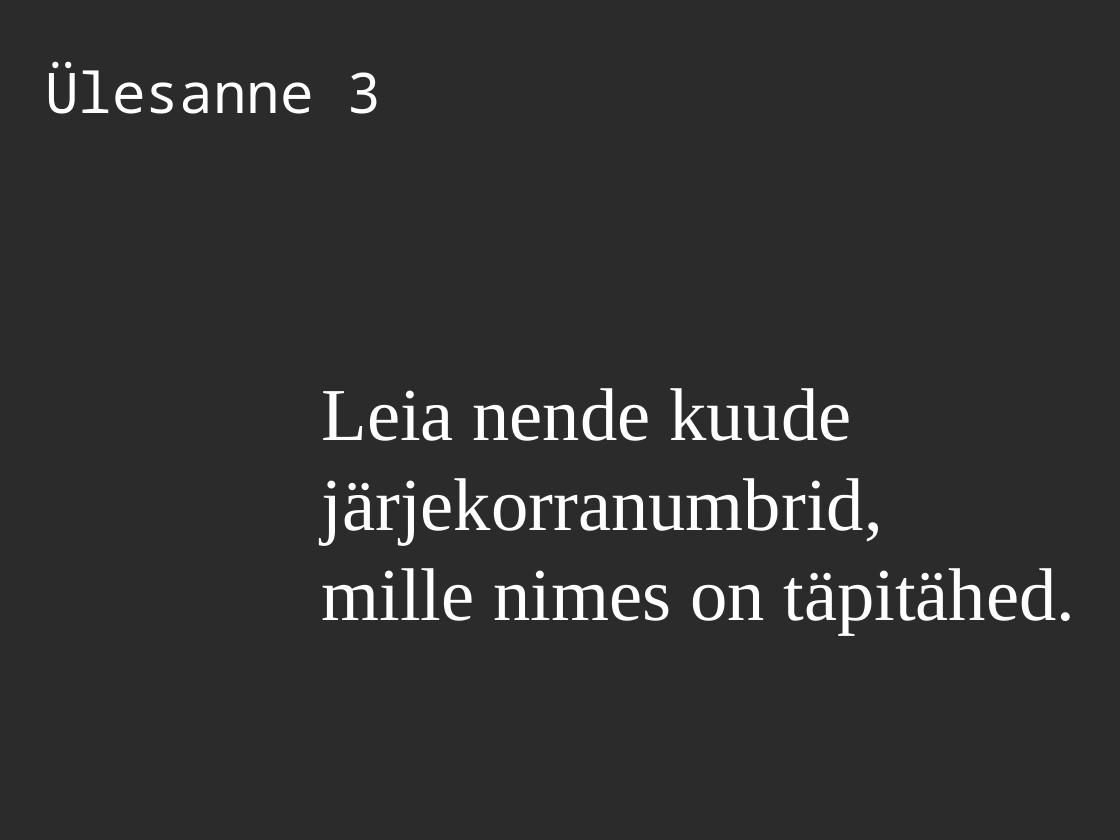
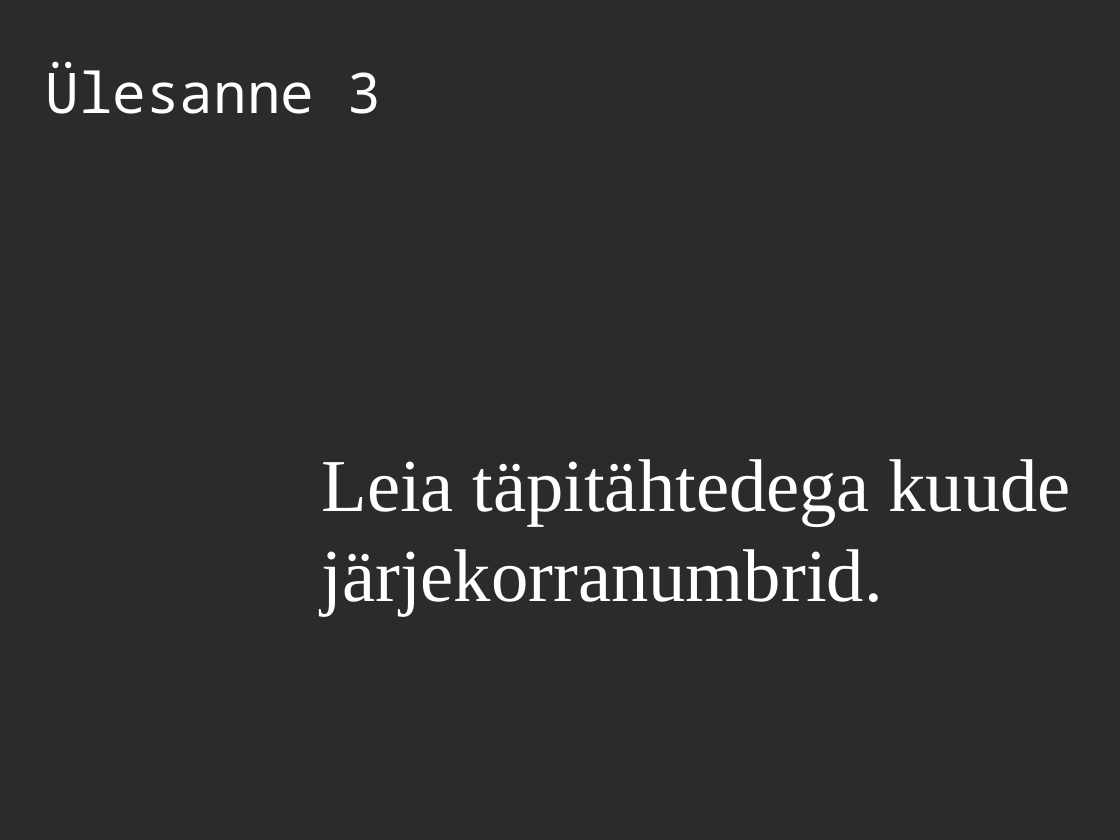
Before and after one commit to asolntsev/presentations, a slide deck: slide 16 of kiss/kiss.devclub-ee.est.ppt. Drawn at 1120x840 pixels with LibreOffice and Linux fonts; fonts in the diff are those of the drawing; background and template pictures are left out; a plain dark background stands for a picture behind light text. Boxes give left, top, right and bottom in pixels: in the first picture for what was removed or moved away, otherwise in the second. Text is boxed around its words. In the diff, an @@ line names an element or a change of style, - is before the commit and + after.

```diff
--- a/kiss/kiss.devclub-ee.est.ppt
+++ b/kiss/kiss.devclub-ee.est.ppt
@@ text at bbox=[321, 459, 1071, 616]: text changed @@
-Leia nende kuude
-järjekorranumbrid,
-mille nimes on täpitähed.
+Leia täpitähtedega kuude
+järjekorranumbrid.
```
Also in this commit, not shown: 8 other slides changed, 2 slides added, 2 slides removed.
